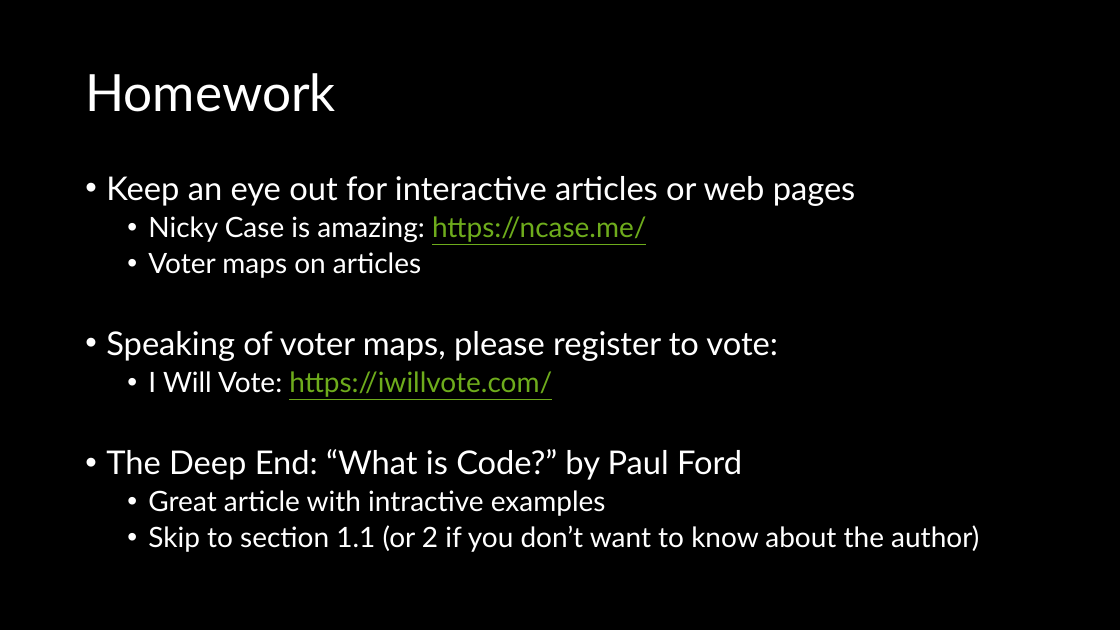
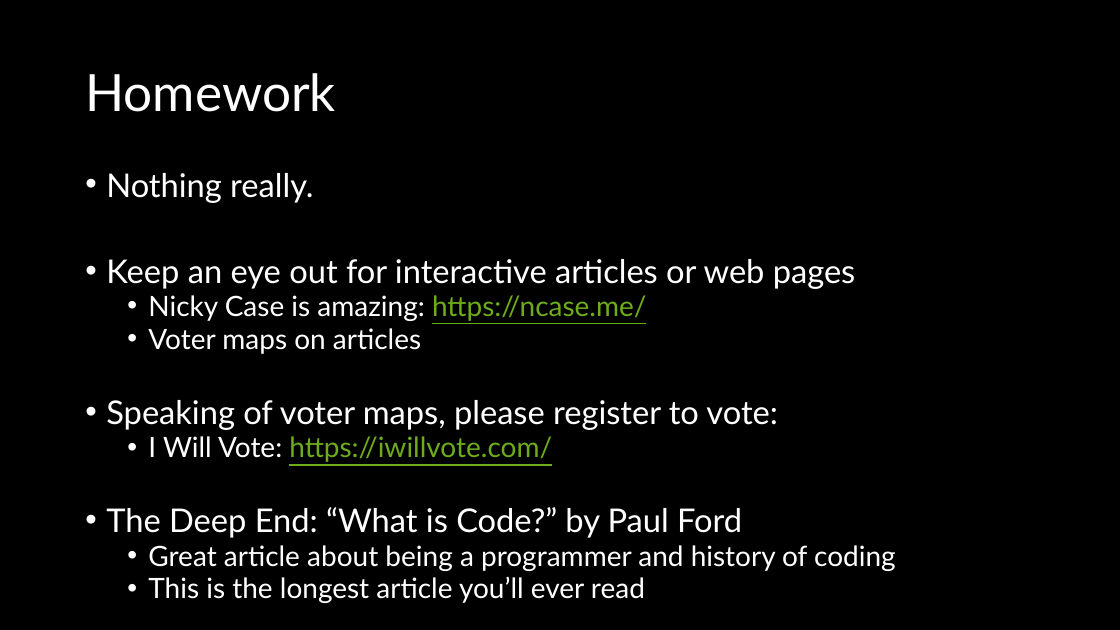
Before and after one commit to crhallberg/IMM120, a slide deck: slide 24 of Presentations/2018-09-04 - Intro.pptx. Drawn at 1120x630 pixels with LibreOffice and Linux fonts; fonts in the diff are those of the drawing. Boxes give left, top, right and bottom in pixels: in the first picture for what was removed or moved away, otherwise in the second. Text is boxed around its words. In the diff, an @@ line names an element or a change of style, - is before the commit and + after.

```diff
--- a/Presentations/2018-09-04 - Intro.pptx
+++ b/Presentations/2018-09-04 - Intro.pptx
@@ text at bbox=[106, 173, 313, 203]: paragraph added @@
+• Nothing really.
@@ text at bbox=[106, 259, 856, 538]: line spacing 0.9 to 0.8 @@
@@ text at bbox=[148, 545, 896, 603]: text changed @@
-  • Great article with intractive examples
-  • Skip to section 1.1 (or 2 if you don’t want to know about the author)
+  • Great article about being a programmer and history of coding
+  • This is the longest article you’ll ever read
```
Also in this commit, not shown: 4 other slides changed, 8 other files.
